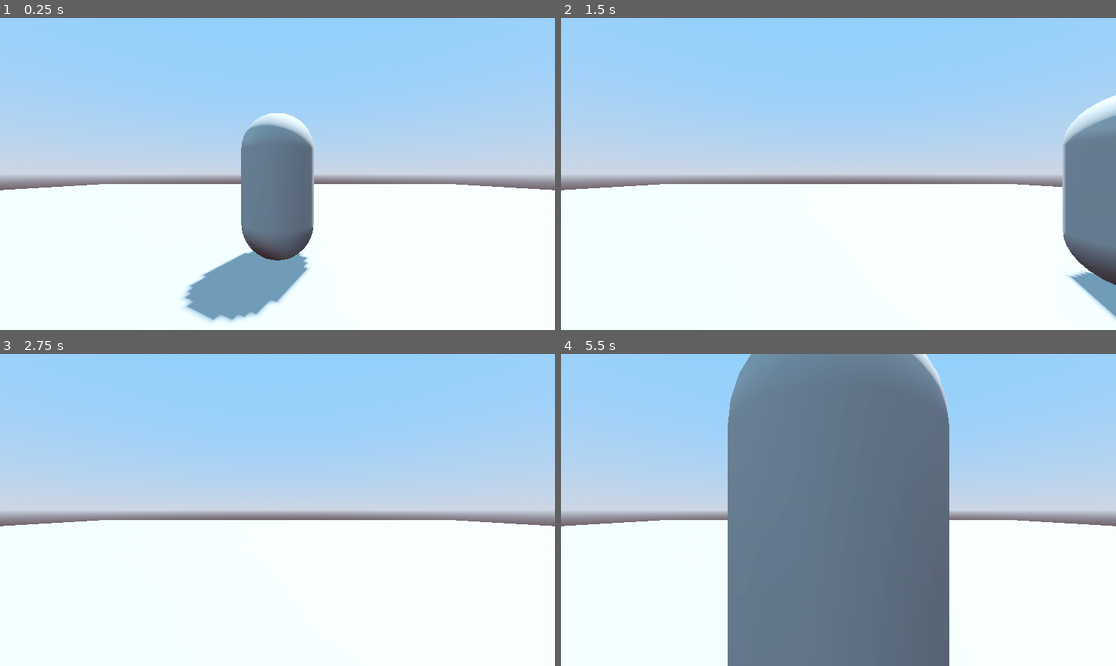
Above: before the commit, frames 1-4 (two rows, left to right).
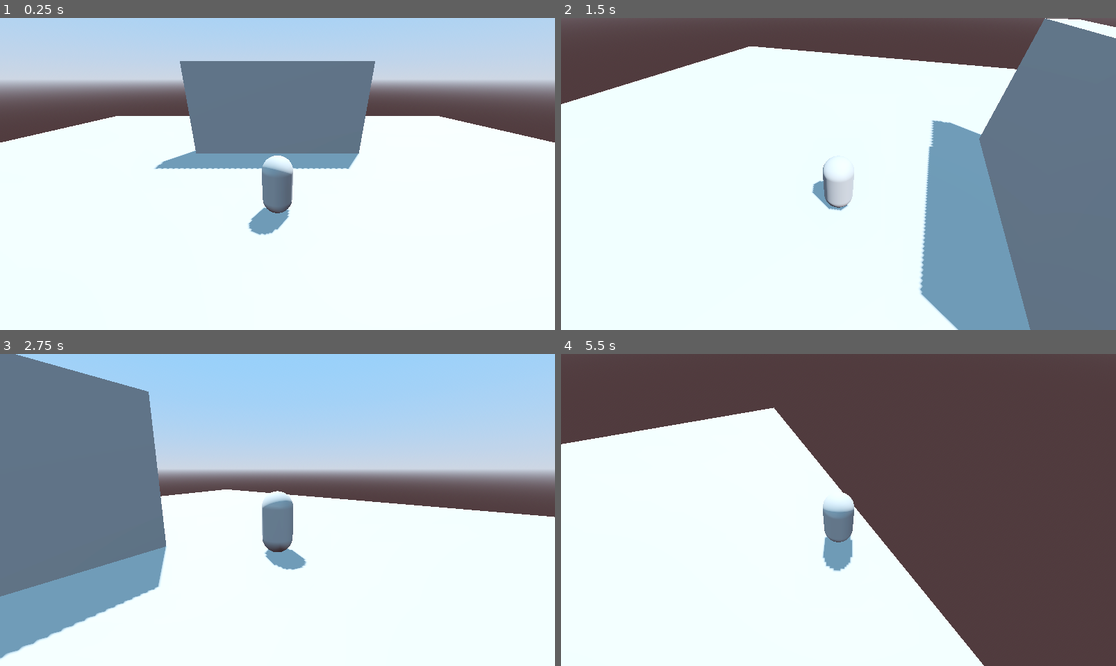
Above: after the commit, the same moments.

Repository: sam-omalley/legend-of-godette
Game: Godot game, scene res://scenes/levels/level.tscn
The game is run twice, just before and just after one commit, with the same random seed, the same clock (stepped at 60 frames per second) and the same inputs.
Inputs (mouse positions are in pixels of both pictures, inside the frame that each line leads up to):
- Up to frame 1 (0.25 s): no input
- Up to frame 2 (1.5 s): tap Enter at 0.5 s; move the mouse to (960, 158) at 0.52 s; hold Right (pan_right, bound only after the commit) 0.53-1.28 s; hold Shift (run, bound only after the commit) 0.53-1.28 s; tap Space (jump) at 0.77, 1.07 s; tap Ctrl (run, bound only before the commit) at 0.8, 1.35 s; move the mouse to (727, 189) at 1.27 s; hold S (backward) from 1.28 s (still down)
- Up to frame 3 (2.75 s): tap Space (jump) at 1.52, 1.55, 1.82, 2.1 s; move the mouse to (333, 441) at 2.02 s; release S (backward) at 2.03 s; hold Right (pan_right, bound only after the commit) from 2.03 s (still down); hold Shift (run, bound only after the commit) from 2.03 s (still down)
- Up to frame 4 (5.5 s): move the mouse to (810, 572) at 2.77 s; release Right (pan_right, bound only after the commit) at 2.78 s; release Shift (run, bound only after the commit) at 2.78 s; hold W (forward) 2.78-3.53 s; tap Shift (run, bound only after the commit) at 2.85, 4.35 s; tap Space (jump) at 3.02, 3.32, 3.77, 3.8, 4.07, 4.52, 4.82 s; tap Ctrl (run, bound only before the commit) at 3.05 s; move the mouse to (1005, 556) at 3.52 s; hold Ctrl (run, bound only before the commit) 3.53-4.28 s; hold A (left) 3.53-5.03 s; move the mouse to (672, 463) at 4.27 s; move the mouse to (866, 510) at 5.02 s; hold S (backward) from 5.03 s (still down); hold Ctrl (run, bound only before the commit) from 5.03 s (still down)

The runs differ from the first frame. In frame 1, 58% of the frame differs, in the area x 0-100%, y 0-98%; in frame 2, 66%; in frame 3, 39%; in frame 4, 85%, in the area x 0-100%, y 0-100%.

Commit message:
Add player controller script

Diff:
--- a/project.godot
+++ b/project.godot
@@ -15,6 +15,11 @@
 config/features=PackedStringArray("4.3", "Forward Plus")
 config/icon="res://graphics/icon.png"
 
+[debug]
+
+gdscript/warnings/static_called_on_instance=2
+gdscript/warnings/redundant_static_unload=2
+
 [display]
 
 window/size/viewport_width=1920
@@ -26,28 +31,24 @@
 "deadzone": 0.5,
 "events": [Object(InputEventKey,"resource_local_to_scene":false,"resource_name":"","device":-1,"window_id":0,"alt_press …(191 unchanged characters)…
 , Object(InputEventJoypadMotion,"resource_local_to_scene":false,"resource_name":"","device":-1,"axis":0,"axis_value":-1.0,"script":null)
-, Object(InputEventKey,"resource_local_to_scene":false,"resource_name":"","device":-1,"window_id":0,"alt_pressed":false,"shift_pressed":false,"ctrl_pressed":false,"meta_pressed":false,"pressed":false,"keycode":0,"physical_keycode":4194319,"key_label":0,"unicode":0,"location":0,"echo":false,"script":null)
 ]
 }
 right={
 "deadzone": 0.5,
 "events": [Object(InputEventKey,"resource_local_to_scene":false,"resource_name":"","device":-1,"window_id":0,"alt_press …(192 unchanged characters)…
 , Object(InputEventJoypadMotion,"resource_local_to_scene":false,"resource_name":"","device":-1,"axis":0,"axis_value":1.0,"script":null)
-, Object(InputEventKey,"resource_local_to_scene":false,"resource_name":"","device":-1,"window_id":0,"alt_pressed":false,"shift_pressed":false,"ctrl_pressed":false,"meta_pressed":false,"pressed":false,"keycode":0,"physical_keycode":4194321,"key_label":0,"unicode":0,"location":0,"echo":false,"script":null)
 ]
 }
 forward={
 "deadzone": 0.5,
 "events": [Object(InputEventKey,"resource_local_to_scene":false,"resource_name":"","device":-1,"window_id":0,"alt_press …(192 unchanged characters)…
 , Object(InputEventJoypadMotion,"resource_local_to_scene":false,"resource_name":"","device":-1,"axis":1,"axis_value":-1.0,"script":null)
-, Object(InputEventKey,"resource_local_to_scene":false,"resource_name":"","device":-1,"window_id":0,"alt_pressed":false,"shift_pressed":false,"ctrl_pressed":false,"meta_pressed":false,"pressed":false,"keycode":0,"physical_keycode":4194320,"key_label":0,"unicode":0,"location":0,"echo":false,"script":null)
 ]
 }
 backward={
 "deadzone": 0.5,
 "events": [Object(InputEventKey,"resource_local_to_scene":false,"resource_name":"","device":-1,"window_id":0,"alt_press …(192 unchanged characters)…
 , Object(InputEventJoypadMotion,"resource_local_to_scene":false,"resource_name":"","device":-1,"axis":1,"axis_value":1.0,"script":null)
-, Object(InputEventKey,"resource_local_to_scene":false,"resource_name":"","device":-1,"window_id":0,"alt_pressed":false,"shift_pressed":false,"ctrl_pressed":false,"meta_pressed":false,"pressed":false,"keycode":0,"physical_keycode":4194322,"key_label":0,"unicode":0,"location":0,"echo":false,"script":null)
 ]
 }
 jump={
@@ -58,28 +59,32 @@
 }
 run={
 "deadzone": 0.5,
-"events": [Object(InputEventKey,"resource_local_to_scene":fa …(146 unchanged characters)… se,"keycode":0,"physical_keycode":4194326,"key_label":0,"unicode":0,"location":0,"echo":false,"script":null)
+"events": [Object(InputEventKey,"resource_local_to_scene":fa …(146 unchanged characters)… se,"keycode":0,"physical_keycode":4194325,"key_label":0,"unicode":0,"location":0,"echo":false,"script":null)
 , Object(InputEventJoypadMotion,"resource_local_to_scene":false,"resource_name":"","device":-1,"axis":4,"axis_value":1.0,"script":null)
 ]
 }
 pan_left={
 "deadzone": 0.5,
 "events": [Object(InputEventJoypadMotion,"resource_local_to_scene":false,"resource_name":"","device":-1,"axis":2,"axis_value":-1.0,"script":null)
+, Object(InputEventKey,"resource_local_to_scene":false,"resource_name":"","device":-1,"window_id":0,"alt_pressed":false,"shift_pressed":false,"ctrl_pressed":false,"meta_pressed":false,"pressed":false,"keycode":0,"physical_keycode":4194319,"key_label":0,"unicode":0,"location":0,"echo":false,"script":null)
 ]
 }
 pan_right={
 "deadzone": 0.5,
 "events": [Object(InputEventJoypadMotion,"resource_local_to_scene":false,"resource_name":"","device":-1,"axis":2,"axis_value":1.0,"script":null)
+, Object(InputEventKey,"resource_local_to_scene":false,"resource_name":"","device":-1,"window_id":0,"alt_pressed":false,"shift_pressed":false,"ctrl_pressed":false,"meta_pressed":false,"pressed":false,"keycode":0,"physical_keycode":4194321,"key_label":0,"unicode":0,"location":0,"echo":false,"script":null)
 ]
 }
 pan_up={
 "deadzone": 0.5,
 "events": [Object(InputEventJoypadMotion,"resource_local_to_scene":false,"resource_name":"","device":-1,"axis":3,"axis_value":-1.0,"script":null)
+, Object(InputEventKey,"resource_local_to_scene":false,"resource_name":"","device":-1,"window_id":0,"alt_pressed":false,"shift_pressed":false,"ctrl_pressed":false,"meta_pressed":false,"pressed":false,"keycode":0,"physical_keycode":4194320,"key_label":0,"unicode":0,"location":0,"echo":false,"script":null)
 ]
 }
 pan_down={
 "deadzone": 0.5,
 "events": [Object(InputEventJoypadMotion,"resource_local_to_scene":false,"resource_name":"","device":-1,"axis":3,"axis_value":1.0,"script":null)
+, Object(InputEventKey,"resource_local_to_scene":false,"resource_name":"","device":-1,"window_id":0,"alt_pressed":false,"shift_pressed":false,"ctrl_pressed":false,"meta_pressed":false,"pressed":false,"keycode":0,"physical_keycode":4194322,"key_label":0,"unicode":0,"location":0,"echo":false,"script":null)
 ]
 }
 block={
@@ -106,6 +111,11 @@
 , Object(InputEventMouseButton,"resource_local_to_scene":false,"resource_name":"","device":-1,"window_id":0,"alt_presse …(244 unchanged characters)…
 ]
 }
+exit={
+"deadzone": 0.5,
+"events": [Object(InputEventKey,"resource_local_to_scene":false,"resource_name":"","device":-1,"window_id":0,"alt_pressed":false,"shift_pressed":false,"ctrl_pressed":false,"meta_pressed":false,"pressed":false,"keycode":0,"physical_keycode":4194305,"key_label":0,"unicode":0,"location":0,"echo":false,"script":null)
+]
+}
 
 [layer_names]
 
--- /dev/null
+++ b/scenes/entities/player/camera_controller.gd
@@ -0,0 +1,22 @@
+extends Node3D
+
+@export var horizontal_acceleration: float = 2.0
+@export var vertical_acceleration: float = 1.0
+@export var mouse_acceleration: float = 0.005
+
+@export var limit_x: Vector2 = Vector2(-0.8, -0.2)
+
+#func _process(delta: float) -> void:
+	# var joy_dir = Input.get_vector("pan_left", "pan_right", "pan_up", "pan_down")
+	# rotate_from_vector(joy_dir * delta * Vector2(horizontal_acceleration, vertical_acceleration))
+
+func _input(event: InputEvent) -> void:
+	if event is InputEventMouseMotion:
+		rotate_from_vector(event.relative * mouse_acceleration)
+
+func rotate_from_vector(v: Vector2) -> void:
+	if v.length() == 0: return
+
+	rotation.y -= v.x
+	rotation.x -= v.y
+	rotation.x = clamp(rotation.x, limit_x.x, limit_x.y)
--- /dev/null
+++ b/scenes/entities/player/camera_controller.tscn
@@ -0,0 +1,13 @@
+[gd_scene load_steps=3 format=3 uid="uid://c41expxd0tx8c"]
+
+[ext_resource type="Script" path="res://scenes/entities/player/camera_controller.gd" id="1_15p5a"]
+
+[sub_resource type="SphereShape3D" id="SphereShape3D_6r0xs"]
+
+[node name="CameraController" type="SpringArm3D"]
+shape = SubResource("SphereShape3D_6r0xs")
+spring_length = 6.5
+script = ExtResource("1_15p5a")
+
+[node name="Camera3D" type="Camera3D" parent="."]
+current = true
--- a/scenes/entities/player/player.gd
+++ b/scenes/entities/player/player.gd
@@ -1,14 +1,78 @@
 extends CharacterBody3D
 
 
-@export var base_speed: float = 4.0
-@export var jump_force: float = 4.5
+# Movement settings
+@export var base_speed: float = 10.0
+@export var run_speed: float = 15.0
+@export var acceleration: float = 100.0
 
-var movement_input: Vector2 = Vector2.ZERO
+# Jump settings
+@export var jump_height: float = 2.25
+@export var jump_slow_multiplier: float = 0.4
+@export var jump_time_to_peak: float = 0.4
+@export var jump_time_to_descent: float = 0.3
+@export var jump_buffer_time: float = 0.1
 
+@onready var jump_velocity: float = ((2.0 * jump_height) / jump_time_to_peak) * -1.0
+@onready var jump_gravity: float = ((-2.0 * jump_height) / (jump_time_to_peak * jump_time_to_peak)) * -1.0
+@onready var fall_gravity: float = ((-2.0 * jump_height) / (jump_time_to_descent * jump_time_to_descent)) * -1.0
+
+var jump_pressed: bool = false
+var jump_buffer_timer: Timer
+
+@onready var camera = $CameraController/Camera3D
+
+func _ready() -> void:
+	Input.set_mouse_mode(Input.MOUSE_MODE_CAPTURED)
+
+	jump_buffer_timer = Timer.new()
+	jump_buffer_timer.one_shot = true
+	jump_buffer_timer.timeout.connect(func() -> void: jump_pressed = false)
+	add_child(jump_buffer_timer)
 
 func _physics_process(delta: float) -> void:
-	movement_input = Input.get_vector("left", "right", "forward", "backward")
-	velocity = Vector3(movement_input.x, 0, movement_input.y) * base_speed
+	jump_logic(delta)
+	movement_logic(delta)
 
 	move_and_slide()
+
+func jump() -> void:
+	velocity.y = -jump_velocity
+
+func jump_logic(delta: float) -> void:
+	# Apply gravity
+	if not is_on_floor():
+		velocity.y -= (jump_gravity if velocity.y > 0.0 else fall_gravity) * delta
+
+	# Jump whenever the jump button is pressed, or if we have recently buffered
+	# a jump input.
+	if Input.is_action_just_pressed("jump"):
+		if is_on_floor():
+			jump()
+		else:
+			jump_pressed = true
+			jump_buffer_timer.start(jump_buffer_time)
+	elif jump_pressed and is_on_floor():
+		jump_pressed = false
+		jump_buffer_timer.stop()
+
+		jump()
+
+	if Input.is_action_just_released("jump") and velocity.y > 0.0:
+		velocity.y *= jump_slow_multiplier
+
+func movement_logic(delta: float) -> void:
+	var movement_input: Vector2 = Input.get_vector("left", "right", "forward", "backward").rotated(-camera.global_rotation.y)
+	var velocity_2d: Vector2 = Vector2(velocity.x, velocity.z)
+
+	var speed: float = base_speed
+	if Input.is_action_pressed("run"):
+		speed = run_speed
+
+	if movement_input:
+		velocity_2d += movement_input * acceleration * delta
+		velocity_2d = velocity_2d.limit_length(speed)
+	else:
+		velocity_2d = velocity_2d.move_toward(Vector2.ZERO, acceleration * delta)
+	velocity.x = velocity_2d.x
+	velocity.z = velocity_2d.y
--- a/scenes/entities/player/player.tscn
+++ b/scenes/entities/player/player.tscn
@@ -1,6 +1,7 @@
-[gd_scene load_steps=4 format=3 uid="uid://cnuo1oqakdnt"]
+[gd_scene load_steps=5 format=3 uid="uid://cnuo1oqakdnt"]
 
 [ext_resource type="Script" path="res://scenes/entities/player/player.gd" id="1_2htx5"]
+[ext_resource type="PackedScene" uid="uid://c41expxd0tx8c" path="res://scenes/entities/player/camera_controller.tscn" id="2_qbhgi"]
 
 [sub_resource type="CapsuleMesh" id="CapsuleMesh_mgfs2"]
 
@@ -8,6 +9,14 @@
 
 [node name="Player" type="CharacterBody3D"]
 script = ExtResource("1_2htx5")
+base_speed = null
+run_speed = null
+acceleration = null
+jump_height = null
+jump_slow_multiplier = null
+jump_time_to_peak = null
+jump_time_to_descent = null
+jump_buffer_time = null
 
 [node name="MeshInstance3D" type="MeshInstance3D" parent="."]
 transform = Transform3D(1, 0, 0, 0, 1, 0, 0, 0, 1, 0, 1, 0)
@@ -16,3 +25,6 @@
 [node name="CollisionShape3D" type="CollisionShape3D" parent="."]
 transform = Transform3D(1, 0, 0, 0, 1, 0, 0, 0, 1, 0, 1, 0)
 shape = SubResource("CapsuleShape3D_j6x2d")
+
+[node name="CameraController" parent="." instance=ExtResource("2_qbhgi")]
+transform = Transform3D(1, 0, 0, 0, 0.906308, 0.422618, 0, -0.422618, 0.906308, 0, 1.4, 0)
--- /dev/null
+++ b/scenes/levels/level.gd
@@ -0,0 +1,5 @@
+extends Node3D
+
+func _unhandled_input(event: InputEvent) -> void:
+	if event.is_action_pressed("exit"):
+		get_tree().quit()
--- a/scenes/levels/level.tscn
+++ b/scenes/levels/level.tscn
@@ -1,5 +1,6 @@
-[gd_scene load_steps=7 format=3 uid="uid://ptutet4tgp0k"]
+[gd_scene load_steps=9 format=3 uid="uid://ptutet4tgp0k"]
 
+[ext_resource type="Script" path="res://scenes/levels/level.gd" id="1_2w6a1"]
 [ext_resource type="PackedScene" uid="uid://cnuo1oqakdnt" path="res://scenes/entities/player/player.tscn" id="1_op1g6"]
 
 [sub_resource type="ProceduralSkyMaterial" id="ProceduralSkyMaterial_mxylv"]
@@ -23,7 +24,11 @@
 [sub_resource type="BoxShape3D" id="BoxShape3D_xjswi"]
 size = Vector3(40, 0.5, 40)
 
+[sub_resource type="BoxShape3D" id="BoxShape3D_03j72"]
+size = Vector3(10, 10, 1)
+
 [node name="Level" type="Node3D"]
+script = ExtResource("1_2w6a1")
 
 [node name="WorldEnvironment" type="WorldEnvironment" parent="."]
 environment = SubResource("Environment_qgl8f")
@@ -31,9 +36,6 @@
 [node name="DirectionalLight3D" type="DirectionalLight3D" parent="."]
 transform = Transform3D(-0.866025, -0.433013, 0.25, 0, 0.5, 0.866025, -0.5, 0.75, -0.433013, 0, 0, 0)
 shadow_enabled = true
-
-[node name="Camera3D" type="Camera3D" parent="."]
-transform = Transform3D(1, 0, 0, 0, 1, 0, 0, 0, 1, 0, 1.16566, 2.84494)
 
 [node name="Entities" type="Node3D" parent="."]
 
@@ -50,3 +52,12 @@
 [node name="CollisionShape3D" type="CollisionShape3D" parent="Environment/StaticBody3D"]
 transform = Transform3D(1, 0, 0, 0, 1, 0, 0, 0, 1, 0, -0.25, 0)
 shape = SubResource("BoxShape3D_xjswi")
+
+[node name="StaticBody3D2" type="StaticBody3D" parent="Environment"]
+transform = Transform3D(1, 0, 0, 0, 1, 0, 0, 0, 1, 0, 0, -6.4654)
+
+[node name="CSGBox3D" type="CSGBox3D" parent="Environment/StaticBody3D2"]
+size = Vector3(10, 10, 1)
+
+[node name="CollisionShape3D" type="CollisionShape3D" parent="Environment/StaticBody3D2"]
+shape = SubResource("BoxShape3D_03j72")
Not shown, removed: premade/jump_template.txt
